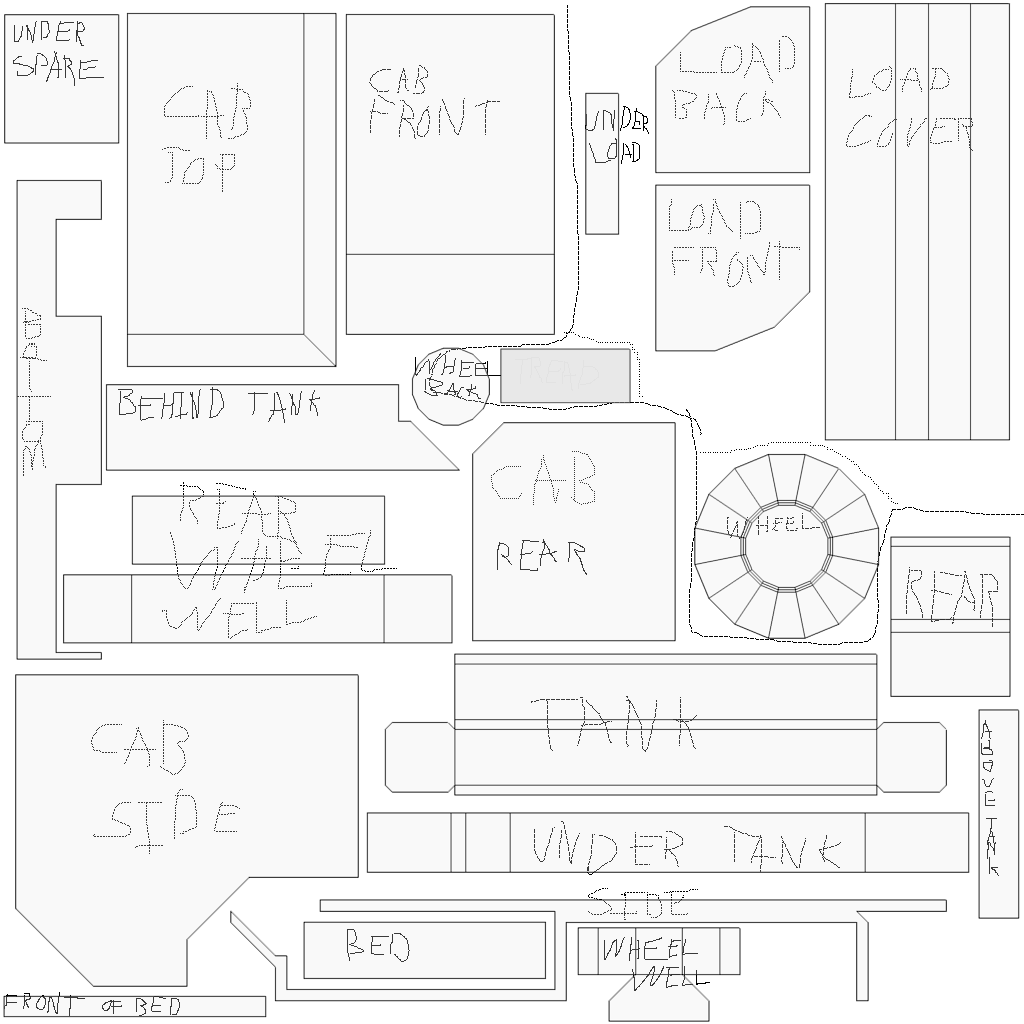
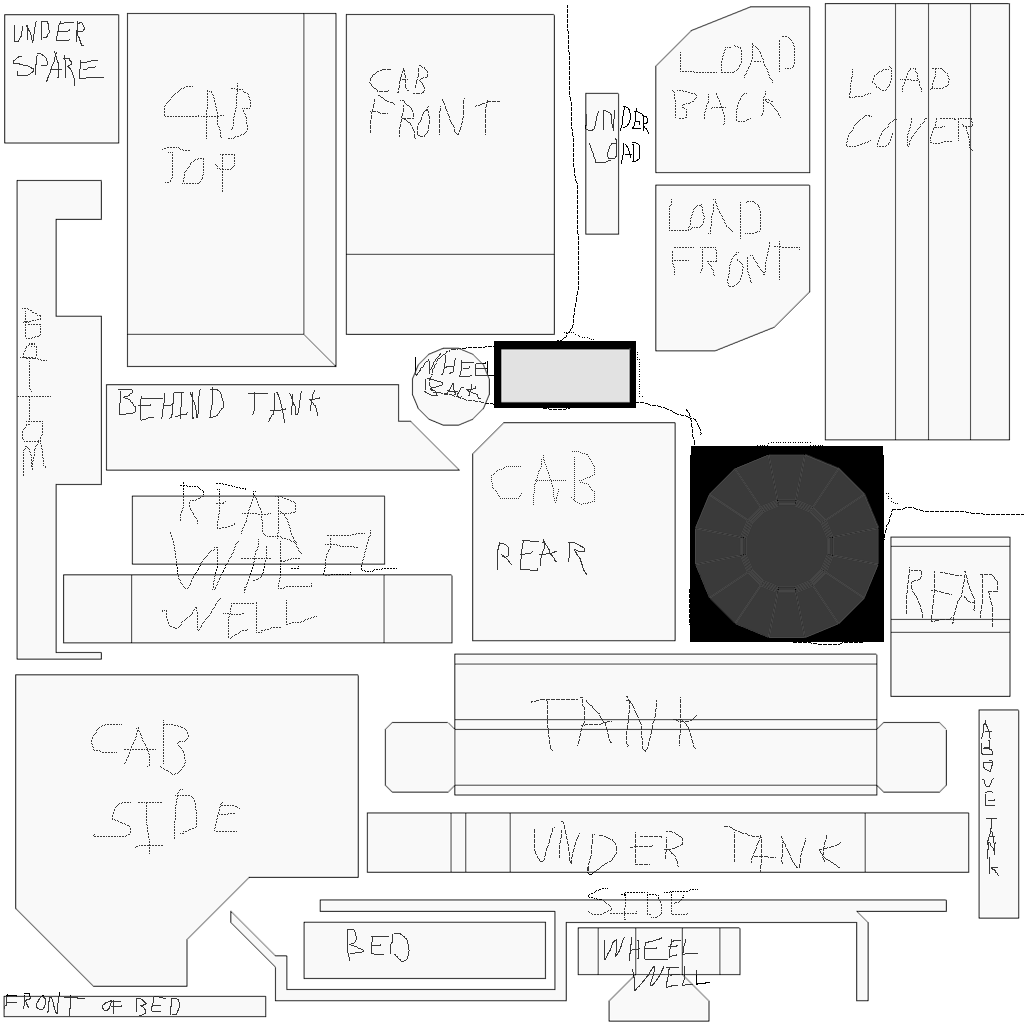
Two versions of the same layered image (1024×1024). Layer-by-layer changes:
added group "Layout" with 4 layers above "Layer 5" over [494, 341, 884, 642]
moved "Layer 0" into group "Layout" over [585, 341, 636, 408]
moved "Layer 1" into group "Layout" over [494, 341, 884, 642]
moved "Layer 2" into group "Layout" over [494, 347, 880, 639]
"Layer 3": blend normal → multiply, moved it into group "Layout" over [494, 341, 884, 642]
added layer "Layer 4" over [494, 341, 884, 642]
